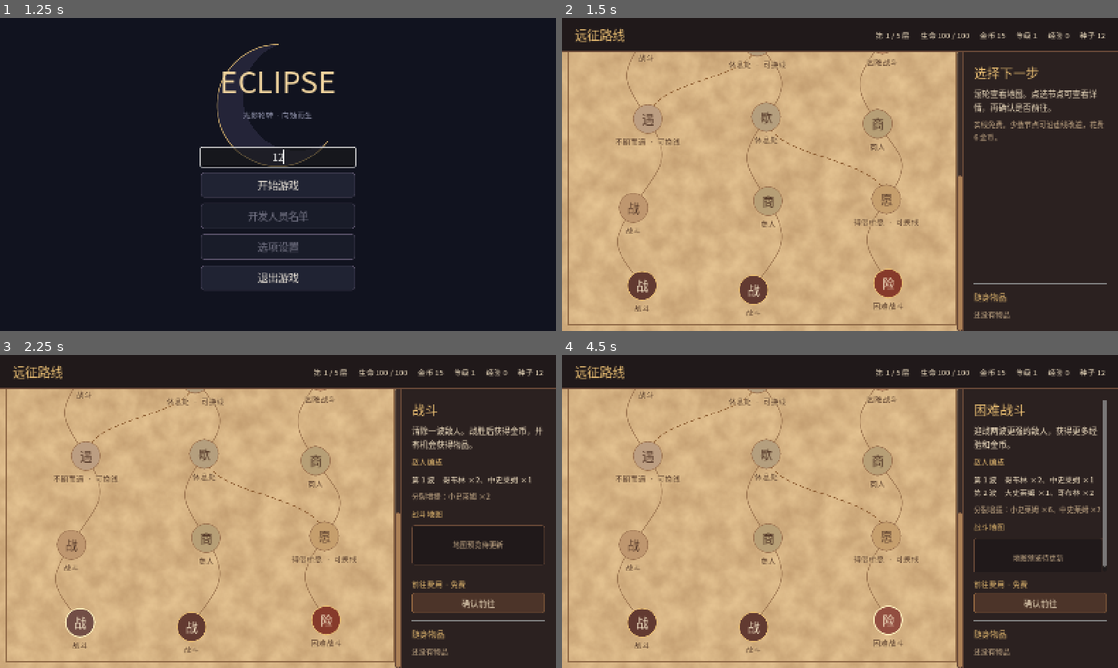
Above: before the commit, frames 1-4 (two rows, left to right).
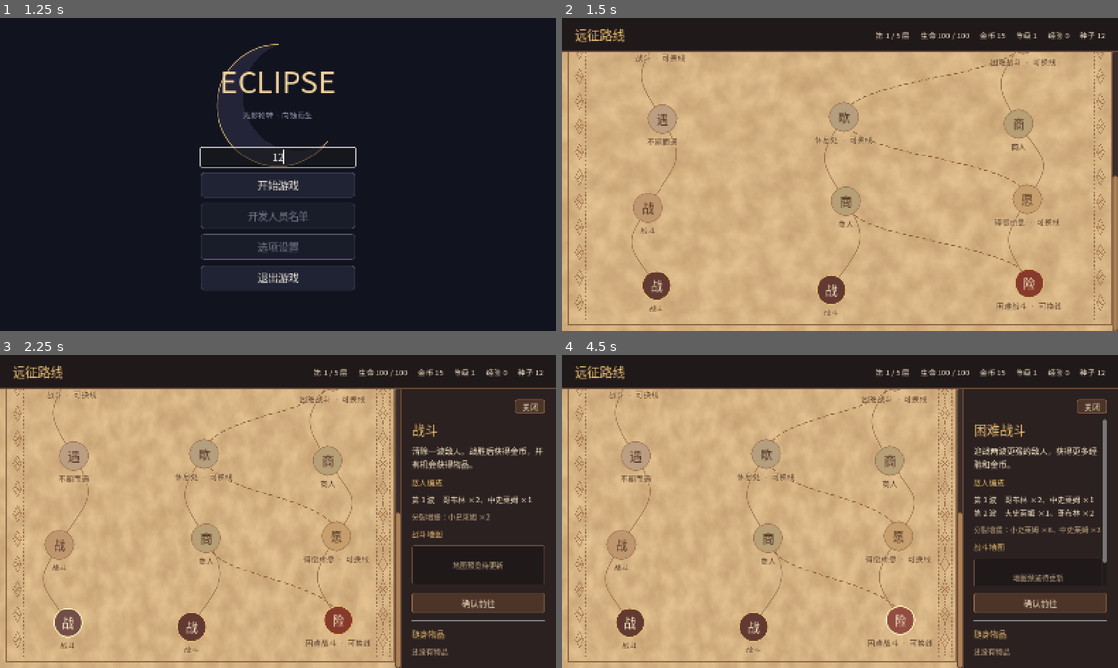
Above: after the commit, the same moments.

Repository: Treble-young/TURN
Game: Godot game, scene res://scenes/ui/main_menu.tscn
Two runs of this game, one before a commit and one after it. Both use one fixed random seed, a clock stepped at 60 frames per second and the inputs below.
Inputs (mouse positions are in pixels of both pictures, inside the frame that each line leads up to):
- Up to frame 1 (1.25 s): click (278, 155) at 0.52 s; type "12" at 0.6 s
- Up to frame 2 (1.5 s): click "开始游戏" at 1.25 s
- Up to frame 3 (2.25 s): click "战" at 2 s
- Up to frame 4 (4.5 s): click "战" at 2.75 s; click "战" at 3.5 s; click "险" at 4.25 s

Frame 1 is identical in both runs. In frame 2, 32% of the frame differs, in the area x 2-100%, y 10-100%; in frame 3, 8.4%; in frame 4, 8.8%.

Commit message:
Expand expedition map and make lane crossings free

Diff:
--- a/scripts/expedition/expedition.gd
+++ b/scripts/expedition/expedition.gd
@@ -5,7 +5,8 @@
 const FLOOR_COUNT := 5
 const LANE_COUNT := 3
 const STAGE_COUNT := 6
-const SWITCH_COST := 6
+const EMPTY_NODE := -1
+const CROSSINGS_PER_FLOOR := 5
 const STARTING_GOLD := 15
 const BASE_HEALTH := 100.0
 const BASE_DAMAGE := 18.0
@@ -65,8 +66,9 @@
 	maps.clear()
 	crossings.clear()
 	for _floor_index in range(FLOOR_COUNT):
-		maps.append(_generate_floor())
-		crossings.append(_generate_crossings())
+		var rows := _generate_floor()
+		maps.append(rows)
+		crossings.append(_generate_crossings(rows))
 	floor_number = 1
 	stage = -1
 	lane = -1
@@ -97,20 +99,45 @@
 	for index in range(0, pool.size(), LANE_COUNT):
 		result.append(pool.slice(index, index + LANE_COUNT))
 	result.append([Kind.BOSS])
+	var removable: Array[Vector2i] = []
+	for row in range(1, STAGE_COUNT - 2):
+		for slot in LANE_COUNT:
+			if result[row][slot] not in [Kind.ENCOUNTER, Kind.WISH]:
+				removable.append(Vector2i(row, slot))
+	var gap := removable[rng.randi_range(0, removable.size() - 1)]
+	result[gap.x][gap.y] = EMPTY_NODE
 	return result
 
-func _generate_crossings() -> Array[Vector3i]:
-	var stages: Array[int] = [1, 2, 3, 4]
-	var lanes: Array[int] = [0, 1, 2]
-	_shuffle(stages)
-	_shuffle(lanes)
-	var result: Array[Vector3i] = []
-	for index in LANE_COUNT:
-		var source := lanes[index]
-		var target := 1
-		if source == 1:
-			target = 0 if rng.randi_range(0, 1) == 0 else 2
-		result.append(Vector3i(stages[index], source, target))
+func _generate_crossings(rows: Array) -> Array[Vector3i]:
+	var choices: Array[Vector3i] = []
+	var gap := Vector2i.ZERO
+	for row in range(1, STAGE_COUNT - 1):
+		var empty_slot: int = rows[row].find(EMPTY_NODE)
+		if empty_slot >= 0:
+			gap = Vector2i(row, empty_slot)
+		for source in LANE_COUNT:
+			if rows[row - 1][source] == EMPTY_NODE:
+				continue
+			for target: int in [source - 1, source + 1]:
+				if target >= 0 and target < LANE_COUNT and rows[row][target] != EMPTY_NODE:
+					choices.append(Vector3i(row, source, target))
+	_shuffle(choices)
+	var detour := 1 if gap.y != 1 else 2 * rng.randi_range(0, 1)
+	# Keep a way out of the interrupted lane and a way back into it.
+	var result: Array[Vector3i] = [
+		Vector3i(gap.x, gap.y, detour),
+		Vector3i(gap.x + 1, detour, gap.y),
+	]
+	var third_lane := 3 - gap.y - detour
+	for crossing in choices:
+		if crossing.y == third_lane:
+			result.append(crossing)
+			break
+	for crossing in choices:
+		if result.size() == CROSSINGS_PER_FLOOR:
+			break
+		if not result.has(crossing):
+			result.append(crossing)
 	return result
 
 func _shuffle(values: Array) -> void:
@@ -123,9 +150,17 @@
 func current_map() -> Array:
 	return maps[floor_number - 1]
 
+func node_exists_at(row: int, slot: int) -> bool:
+	if row < 0 or row >= STAGE_COUNT:
+		return false
+	var slots: Array = current_map()[row]
+	return slot >= 0 and slot < slots.size() and slots[slot] != EMPTY_NODE
+
 func has_route(from_lane: int, to_stage: int, to_lane: int) -> bool:
+	if not node_exists_at(to_stage - 1, from_lane) or not node_exists_at(to_stage, to_lane):
+		return false
 	if to_stage == STAGE_COUNT - 1:
-		return to_lane == 0
+		return true
 	return from_lane == to_lane or crossings[floor_number - 1].has(Vector3i(to_stage, from_lane, to_lane))
 
 func has_crossing(from_stage: int, from_lane: int) -> bool:
@@ -134,24 +169,14 @@
 			return true
 	return false
 
-func travel_cost(to_stage: int, to_lane: int) -> int:
-	if stage < 0 or to_stage == STAGE_COUNT - 1 or lane == to_lane:
-		return 0
-	return SWITCH_COST
-
 func can_reach(to_stage: int, to_lane: int) -> bool:
-	if not active or node_pending or to_stage != stage + 1 or to_stage >= STAGE_COUNT:
-		return false
-	var row: Array = current_map()[to_stage]
-	return to_lane >= 0 and to_lane < row.size() and (stage < 0 or has_route(lane, to_stage, to_lane))
+	if not active or node_pending or to_stage != stage + 1 or not node_exists_at(to_stage, to_lane):
+		return false
+	return stage < 0 or has_route(lane, to_stage, to_lane)
 
 func enter_node(to_stage: int, to_lane: int) -> bool:
 	if not can_reach(to_stage, to_lane):
 		return false
-	var cost := travel_cost(to_stage, to_lane)
-	if gold < cost:
-		return false
-	gold -= cost
 	stage = to_stage
 	lane = to_lane
 	visited.append(Vector2i(stage, lane))
--- a/scripts/expedition/route_map.gd
+++ b/scripts/expedition/route_map.gd
@@ -9,13 +9,18 @@
 const SIDEBAR_WIDTH := 322.0
 const MAP_HEIGHT := 1040.0
 const ROW_GAP := 170.0
+const DRAG_THRESHOLD := 8.0
 const INK := Color("#533727")
+const STITCH := Color("#886143c7")
+const STITCH_ACCENT := Color("#a76d40")
 const ROUTE_OFFSETS := [Vector2(0, 0), Vector2(-18, 9), Vector2(12, -5), Vector2(8, -9), Vector2(-10, 5)]
 const KIND_MARKS := ["战", "险", "王", "商", "歇", "遇", "愿"]
 const KIND_COLORS := ["#623a31", "#863a2b", "#572b38", "#45584a", "#405866", "#585274", "#7c572c"]
 
 var scroll: ScrollContainer
 var canvas: Control
+var sidebar: PanelContainer
+var close_preview: Button
 var preview_scroll: ScrollContainer
 var details: VBoxContainer
 var travel_controls: VBoxContainer
@@ -24,6 +29,10 @@
 var header_stats: Label
 var inventory: Label
 var paper_texture: NoiseTexture2D
+var tracking_drag := false
+var dragging := false
+var drag_origin := Vector2.ZERO
+var drag_scroll_origin := 0
 
 func _ready() -> void:
 	if Expedition.maps.is_empty():
@@ -72,10 +81,10 @@
 	add_child(scroll)
 	scroll.set_anchors_and_offsets_preset(Control.PRESET_FULL_RECT)
 	scroll.offset_top = HEADER_HEIGHT
-	scroll.offset_right = -SIDEBAR_WIDTH
 	scroll.horizontal_scroll_mode = ScrollContainer.SCROLL_MODE_DISABLED
 	scroll.vertical_scroll_mode = ScrollContainer.SCROLL_MODE_SHOW_ALWAYS
 	scroll.follow_focus = true
+	scroll.mouse_default_cursor_shape = Control.CURSOR_DRAG
 	var bar := scroll.get_v_scroll_bar()
 	bar.custom_minimum_size.x = 11
 	bar.add_theme_stylebox_override("scroll", UI.box(Color("#392c29"), UI.BORDER, 0))
@@ -95,24 +104,28 @@
 	var tones := Gradient.new()
 	tones.colors = PackedColorArray([Color("#c5a073"), Color("#e7c694")])
 	paper_texture = NoiseTexture2D.new()
-	paper_texture.width = 832
+	paper_texture.width = 1152
 	paper_texture.height = int(MAP_HEIGHT)
 	paper_texture.color_ramp = tones
 	paper_texture.noise = noise
 	paper_texture.changed.connect(canvas.queue_redraw)
 
 func _build_sidebar() -> void:
-	var panel := PanelContainer.new()
-	add_child(panel)
-	panel.set_anchors_and_offsets_preset(Control.PRESET_RIGHT_WIDE)
-	panel.offset_left = -SIDEBAR_WIDTH
-	panel.offset_top = HEADER_HEIGHT
+	sidebar = PanelContainer.new()
+	add_child(sidebar)
+	sidebar.set_anchors_and_offsets_preset(Control.PRESET_RIGHT_WIDE)
+	sidebar.offset_left = -SIDEBAR_WIDTH
+	sidebar.offset_top = HEADER_HEIGHT
 	var style := UI.box(UI.PANEL, UI.BORDER, 1, 0)
 	UI.set_margins(style, 23, 22)
-	panel.add_theme_stylebox_override("panel", style)
+	sidebar.add_theme_stylebox_override("panel", style)
 	var body := VBoxContainer.new()
 	body.add_theme_constant_override("separation", 13)
-	panel.add_child(body)
+	sidebar.add_child(body)
+	close_preview = UI.action("关闭", _close_preview)
+	close_preview.custom_minimum_size = Vector2(62, 29)
+	close_preview.size_flags_horizontal = Control.SIZE_SHRINK_END
+	body.add_child(close_preview)
 	preview_scroll = ScrollContainer.new()
 	preview_scroll.horizontal_scroll_mode = ScrollContainer.SCROLL_MODE_DISABLED
 	preview_scroll.size_flags_vertical = Control.SIZE_EXPAND_FILL
@@ -129,11 +142,42 @@
 	inventory = UI.label("", 15, UI.SOFT)
 	body.add_child(inventory)
 
+func _input(event: InputEvent) -> void:
+	if not is_instance_valid(scroll):
+		return
+	if event is InputEventMouseButton and event.button_index == MOUSE_BUTTON_LEFT:
+		if event.pressed:
+			var on_scrollbar := scroll.get_v_scroll_bar().get_global_rect().has_point(event.position)
+			tracking_drag = scroll.get_global_rect().has_point(event.position) and not on_scrollbar
+			dragging = false
+			drag_origin = event.position
+			drag_scroll_origin = scroll.scroll_vertical
+		else:
+			tracking_drag = false
+			# Keep the drag flag until node buttons have processed this release.
+			if dragging:
+				_finish_drag.call_deferred()
+	elif event is InputEventMouseMotion and tracking_drag:
+		if (event.button_mask & MOUSE_BUTTON_MASK_LEFT) == 0:
+			tracking_drag = false
+			dragging = false
+			return
+		var delta: Vector2 = event.position - drag_origin
+		if dragging or delta.length() >= DRAG_THRESHOLD:
+			dragging = true
+			scroll.scroll_vertical = drag_scroll_origin - roundi(delta.y)
+
+func _finish_drag() -> void:
+	if not tracking_drag:
+		dragging = false
+
 func _draw_map() -> void:
 	var area := Rect2(Vector2.ZERO, canvas.size)
 	canvas.draw_rect(area, Color("#d3a973"))
 	canvas.draw_texture_rect(paper_texture, area, false)
 	canvas.draw_rect(area.grow(-13), Color("#916b48"), false, 1.0)
+	_draw_embroidered_edge(36.0)
+	_draw_embroidered_edge(area.size.x - 36.0)
 	var rows := Expedition.current_map()
 	for row in range(1, rows.size()):
 		for from_lane in rows[row - 1].size():
@@ -141,14 +185,28 @@
 				if Expedition.has_route(from_lane, row, to_lane):
 					_draw_link(row, from_lane, to_lane)
 
+func _draw_embroidered_edge(x: float) -> void:
+	for edge in [x - 14.0, x + 14.0]:
+		canvas.draw_dashed_line(Vector2(edge, 22), Vector2(edge, MAP_HEIGHT - 22), STITCH, 1.0, 4.0)
+	for y in range(45, int(MAP_HEIGHT) - 28, 52):
+		var knot := Vector2(x, y)
+		var pattern := PackedVector2Array([
+			knot + Vector2(0, -16), knot + Vector2(9, 0),
+			knot + Vector2(0, 16), knot + Vector2(-9, 0), knot + Vector2(0, -16),
+		])
+		canvas.draw_polyline(pattern, STITCH, 1.2, true)
+		canvas.draw_line(knot + Vector2(-5, -5), knot + Vector2(5, 5), STITCH_ACCENT, 1.2, true)
+		canvas.draw_line(knot + Vector2(5, -5), knot + Vector2(-5, 5), STITCH_ACCENT, 1.2, true)
+		canvas.draw_dashed_line(knot + Vector2(0, 19), knot + Vector2(0, 33), STITCH, 1.1, 2.5)
+
 func _draw_link(row: int, from_lane: int, to_lane: int) -> void:
 	var from := _point(row - 1, from_lane)
 	var destination := _point(row, to_lane)
 	var previous := Expedition.visited.has(Vector2i(row - 1, from_lane))
 	var followed := previous and Expedition.visited.has(Vector2i(row, to_lane))
-	var next := previous and Expedition.can_reach(row, to_lane) and Expedition.gold >= Expedition.travel_cost(row, to_lane)
-	var paid := row < Expedition.STAGE_COUNT - 1 and from_lane != to_lane
-	var color := Color("#906135") if paid else Color("#a17a54")
+	var next := previous and Expedition.can_reach(row, to_lane)
+	var crosses := row < Expedition.STAGE_COUNT - 1 and from_lane != to_lane
+	var color := Color("#906135") if crosses else Color("#a17a54")
 	var thickness := 1.8
 	if followed:
 		color = Color("#553627")
@@ -164,7 +222,7 @@
 	curve.bake_interval = 4.0
 	curve.add_point(from, Vector2.ZERO, sway - lift)
 	curve.add_point(destination, sway + lift)
-	if paid:
+	if crosses:
 		var length := curve.get_baked_length()
 		var offset := 0.0
 		while offset < length:
@@ -179,7 +237,7 @@
 	if row == Expedition.STAGE_COUNT - 1:
 		return Vector2(canvas.size.x * 0.5, y)
 	var shift: Vector2 = ROUTE_OFFSETS[(row + lane_index + Expedition.floor_number - 1) % ROUTE_OFFSETS.size()]
-	return Vector2(canvas.size.x * (0.20 + lane_index * 0.30), y) + shift
+	return Vector2(canvas.size.x * (0.17 + lane_index * 0.33), y) + shift
 
 func _build_nodes() -> void:
 	for button: Button in node_buttons.values():
@@ -189,6 +247,8 @@
 	var rows := Expedition.current_map()
 	for row in rows.size():
 		for lane_index in rows[row].size():
+			if not Expedition.node_exists_at(row, lane_index):
+				continue
 			var kind: int = rows[row][lane_index]
 			var button := Button.new()
 			button.text = KIND_MARKS[kind]
@@ -225,7 +285,7 @@
 		var button: Button = node_buttons[key]
 		var kind: int = rows[key.x][key.y]
 		var tint := Color(KIND_COLORS[kind])
-		var reachable := Expedition.can_reach(key.x, key.y) and Expedition.gold >= Expedition.travel_cost(key.x, key.y)
+		var reachable := Expedition.can_reach(key.x, key.y)
 		var visited := Expedition.visited.has(key)
 		var fill := tint if reachable or visited else tint.lerp(Color("#e3bb87"), 0.72)
 		var border := UI.GOLD if reachable else Color("#9f7653")
@@ -247,7 +307,14 @@
 	scroll.scroll_vertical = roundi(target)
 
 func _select_node(row: int, lane_index: int) -> void:
+	if dragging:
+		return
 	selected = Vector2i(row, lane_index)
+	_style_nodes()
+	_update_details()
+
+func _close_preview() -> void:
+	selected = Vector2i(-1, -1)
 	_style_nodes()
 	_update_details()
 
@@ -263,19 +330,17 @@
 			child.queue_free()
 	preview_scroll.scroll_vertical = 0
 	travel_controls.hide()
+	var show_sidebar := selected.x >= 0 or not Expedition.active
+	sidebar.visible = show_sidebar
+	scroll.offset_right = -SIDEBAR_WIDTH if show_sidebar else 0
+	close_preview.visible = Expedition.active
 	if not Expedition.active:
 		details.add_child(UI.label("远征完成" if Expedition.won else "远征结束", 27, UI.GOLD))
 		details.add_child(UI.label("你击败了五层的首领。" if Expedition.won else "你在第 %d 层倒下。" % Expedition.floor_number))
 		details.add_child(UI.label("等级 %d · 累计经验 %d" % [Expedition.level, Expedition.total_experience]))
 		details.add_child(UI.action("开始新的远征", _new_run))
 		details.add_child(UI.action("返回主菜单", func(): get_tree().change_scene_to_file(MAIN_MENU)))
-	elif selected.x < 0:
-		details.add_child(UI.label("选择下一步", 27, UI.GOLD))
-		details.add_child(UI.label("滚轮查看地图。点选节点可查看详情，再确认是否前往。"))
-		details.add_child(UI.label("实线免费。少数节点可沿虚线改道，花费 %d 金币。" % Expedition.SWITCH_COST, 15, UI.SOFT))
-		if not Expedition.report.is_empty():
-			details.add_child(UI.label(Expedition.report, 16, UI.GOLD))
-	else:
+	elif show_sidebar:
 		_preview_node()
 
 func _preview_node() -> void:
@@ -290,19 +355,16 @@
 		var outcome := "当前可恢复 %d 点生命。" % restore if restore > 0 else "当前生命已满。"
 		details.add_child(UI.label("回复量按最大生命值的 %d%% 计算。\n%s" % [limit, outcome], 16, UI.GOLD))
 	if Expedition.has_crossing(selected.x, selected.y):
-		details.add_child(UI.label("离开此节点时可付费换线。", 15, UI.SOFT))
+		details.add_child(UI.label("离开此节点时，可沿虚线免费换线。", 15, UI.SOFT))
 	travel_controls.show()
 	if Expedition.visited.has(selected):
 		travel_controls.add_child(UI.label("已经过此节点", 16, UI.SOFT))
 	elif not Expedition.can_reach(selected.x, selected.y):
 		travel_controls.add_child(UI.label("当前路线无法抵达此节点", 16, UI.SOFT))
 	else:
-		var cost := Expedition.travel_cost(selected.x, selected.y)
-		var affordable := Expedition.gold >= cost
-		travel_controls.add_child(UI.label("换线费用 · %d 金币" % cost if cost > 0 else "前往费用 · 免费", 16, UI.GOLD))
-		if not affordable:
-			travel_controls.add_child(UI.label("金币不足", 15, UI.SOFT))
-		travel_controls.add_child(UI.action("确认前往", _confirm_node, not affordable))
+		if Expedition.stage >= 0 and selected.x < Expedition.STAGE_COUNT - 1 and selected.y != Expedition.lane:
+			travel_controls.add_child(UI.label("前往此节点将免费换线。", 16, UI.GOLD))
+		travel_controls.add_child(UI.action("确认前往", _confirm_node))
 
 func _preview_battle(kind: int) -> void:
 	var waves := ENCOUNTER.waves_for(kind, Expedition.floor_number)
